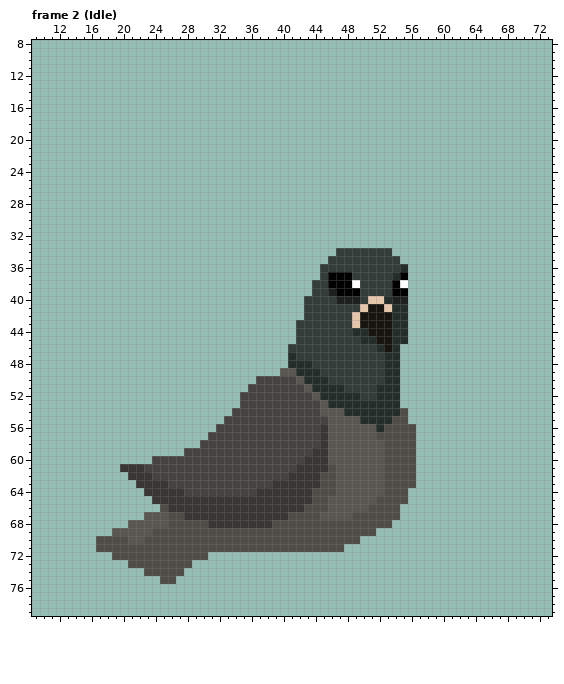
Pixel-art file -- Assets/Sprites/Characters/Enemies/Pigeons/Standard/Pigeon.aseprite. Above, as it was before the edit.
80x80 pixels, 32 frames. Colours within 5 levels of each other are drawn and written as one. Shown: frame 2 (Idle): x 9..73, y 8..79. The commit also changed other frames, which this record leaves out.
New version:
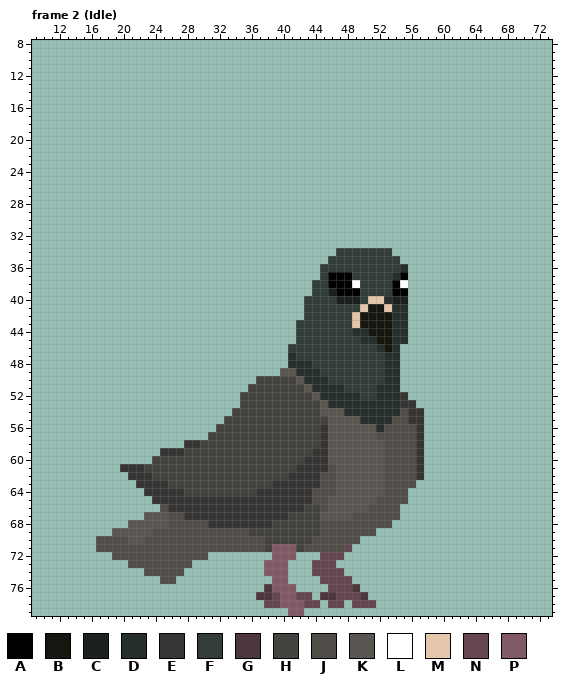
Palette (. is transparent): A #000000  B #17150f  C #1c2120  D #262e2b  E #383634  F #323c39  G #4d363c  H #454340  J #504d49  K #595652  L #ffffff  M #e4c6aa  N #664751  P #805965
From old to new:
layer "asa atras" now shown
layer "pe atras" now shown
layer "pe frente" now shown
Frame 2 (Idle), layers "pe frente", "pe atras", "asa atras":
The edit adds colour E in row 52 at x 55; in row 53 at x 55 to 56; in rows 54 to 55 at x 56 to 57; in rows 56 to 57 at x 57; in row 58 at x 28 to 29 and 57; in row 59 at x 25 to 27 and 57.
The edit adds colour E in rows 60 to 62 at x 57.
The edit adds colour G in row 76 at x 38 and 49; in row 77 at x 37 to 38, 45 to 46 and 50.
Colour J gives way to colour H in row 66 at x 43 to 44; in row 67 at x 41 to 44; in row 68 at x 39 to 44; in row 69 at x 36 to 44; in row 70 at x 38 to 43; in row 71 at x 38 and 42.
The edit adds colour N in row 71 at x 48; in row 72 at x 45 to 47; in row 73 at x 44 to 46; in row 74 at x 44 to 47; in row 75 at x 45 to 48; in row 76 at x 46 to 48.
The edit adds colour N in row 77 at x 39, 42 to 43 and 47 to 49; in row 78 at x 38 to 39, 43 to 44, 46 to 47 and 49 to 51.
The edit adds colour P in row 72 at x 39 to 41; in rows 73 to 74 at x 38 to 40; in row 75 at x 39 to 40; in row 76 at x 39 to 41; in row 77 at x 40 to 41; in row 78 at x 40 to 42.
The edit adds colour P in row 79 at x 41 to 42.
Colour J gives way to colour P in row 71 at x 39 to 41.
Pixel boxes of the changes (left, top, right, bottom) in both pictures:
added: (400, 392, 424, 480)
added: (160, 440, 200, 456)
changed: (248, 504, 376, 616)
